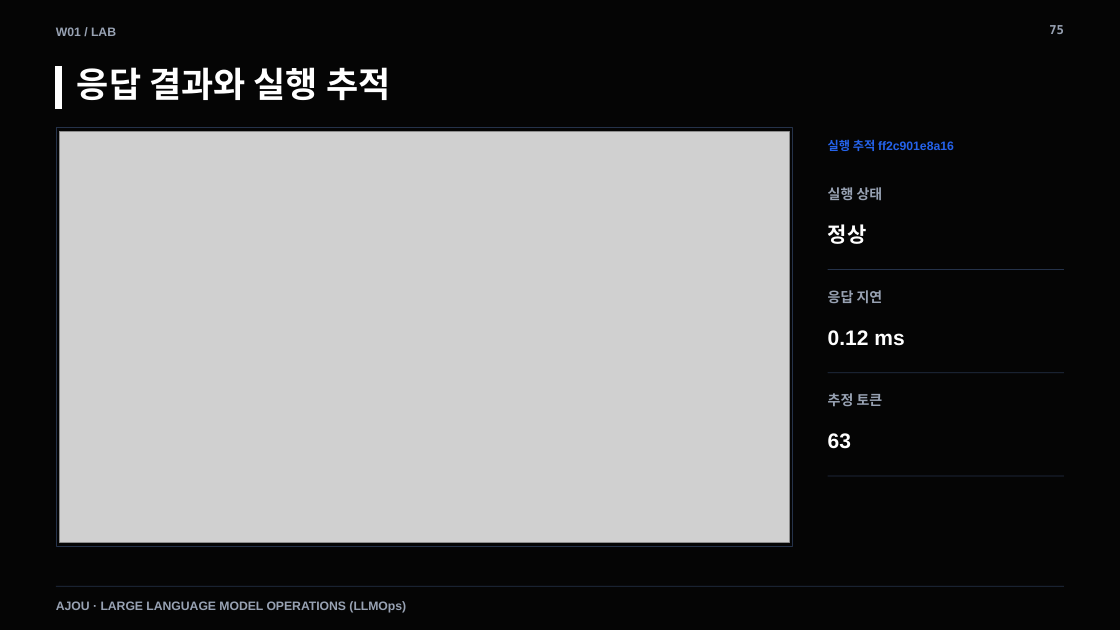
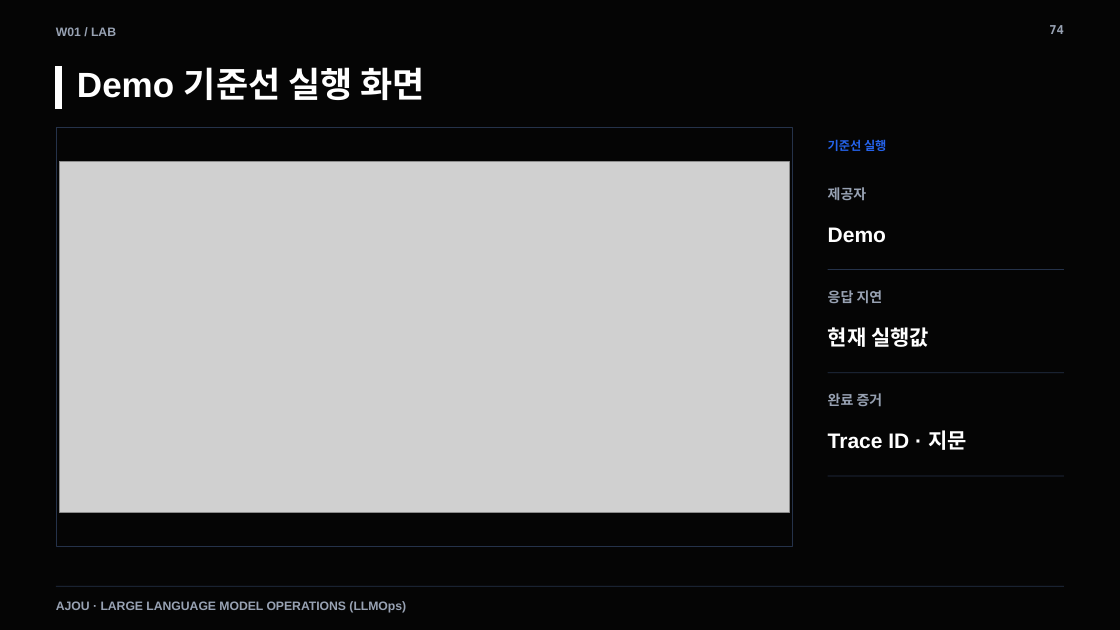
Before and after one commit to smilesjcha/llmops-16week, a slide deck: slide 74 of week01/lecture/01_week1_llmops_kickoff.pptx (slide 75 before the commit). Drawn at 1120x630 pixels with LibreOffice and Linux fonts; fonts in the diff are those of the drawing; grey boxes stand for pictures. Boxes give left, top, right and bottom in pixels: in the first picture for what was removed or moved away, otherwise in the second. Text is boxed around its words. In the diff, an @@ line names an element or a change of style, - is before the commit and + after.

```diff
--- a/week01/lecture/01_week1_llmops_kickoff.pptx
+++ b/week01/lecture/01_week1_llmops_kickoff.pptx
@@ text at (1049, 25, 1064, 34): text changed @@
-75
+74
@@ text at (77, 67, 425, 100): text changed @@
-응답 결과와 실행 추적
+Demo 기준선 실행 화면
@@ text at (828, 139, 886, 151): text changed @@
-실행 추적 ff2c901e8a16
+기준선 실행
@@ picture: place and size @@
-picture at (60, 131, 790, 543)
+picture at (60, 161, 790, 512)
@@ text at (828, 187, 867, 200): text changed @@
-실행 상태
+제공자
@@ text at (828, 227, 886, 243): text changed @@
-정상
+Demo
@@ text at (828, 327, 929, 347): text changed @@
-0.12 ms
+현재 실행값
@@ text at (828, 393, 883, 407): text changed @@
-추정 토큰
+완료 증거
@@ text at (828, 430, 967, 450): text changed @@
-63
+Trace ID · 지문
```
Also in this commit, not shown: 14 other slides changed, 3 slides added, 3 slides removed, 20 other files.
